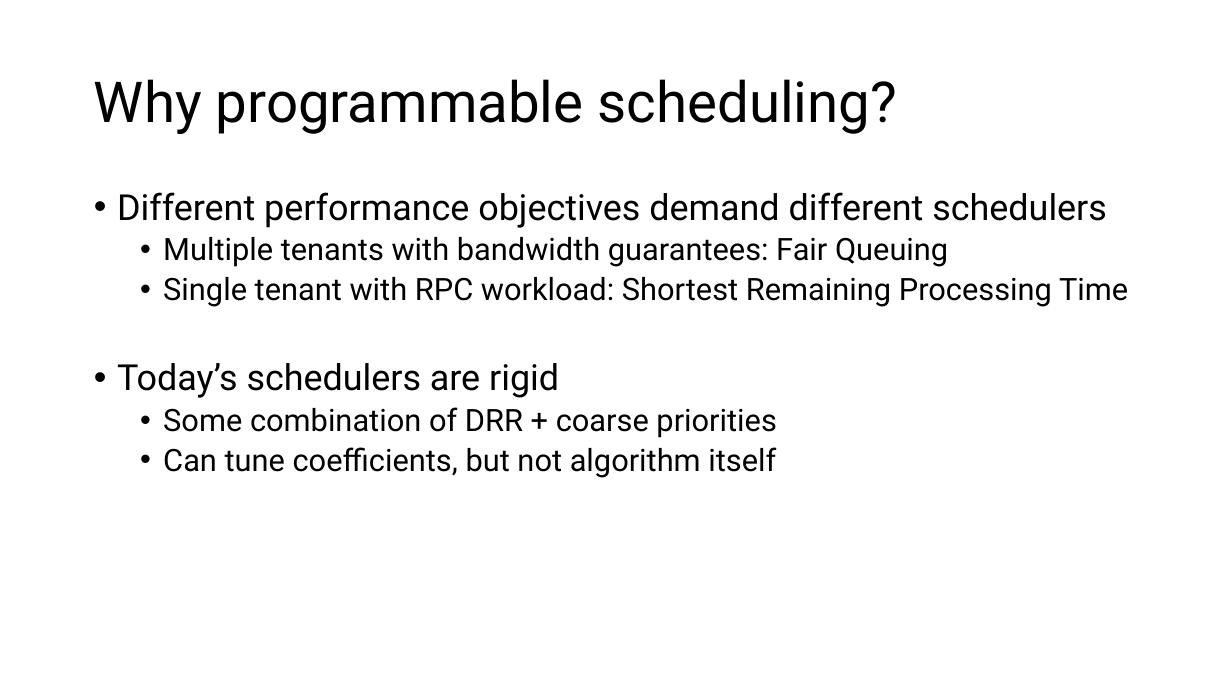
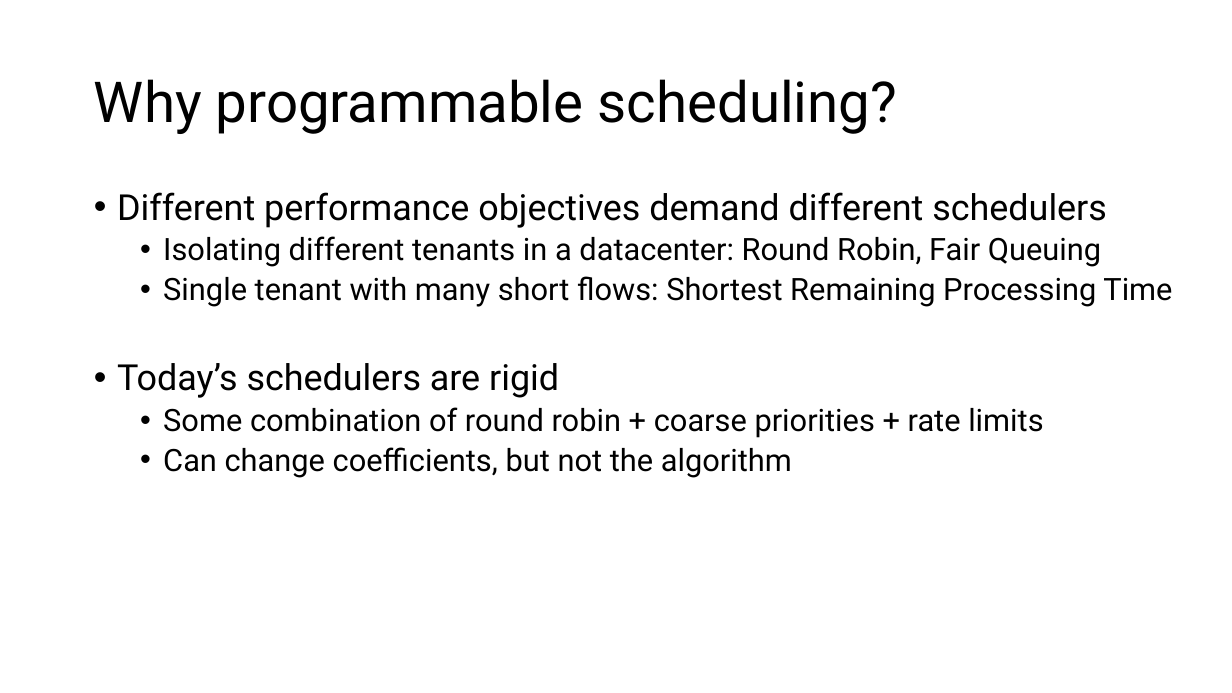
Before and after one commit to anirudhSK/pifo-domino-marple-ppts, a slide deck: slide 8 of combined_domino_pifo.pptx. Drawn at 1232x693 pixels with LibreOffice and Linux fonts; fonts in the diff are those of the drawing. Boxes give left, top, right and bottom in pixels: in the first picture for what was removed or moved away, otherwise in the second. Text is boxed around its words. In the diff, an @@ line names an element or a change of style, - is before the commit and + after.

```diff
--- a/combined_domino_pifo.pptx
+++ b/combined_domino_pifo.pptx
@@ text at (163, 236, 1172, 307): text changed @@
-  • Multiple tenants with bandwidth guarantees: Fair Queuing
-  • Single tenant with RPC workload: Shortest Remaining Processing Time
+  • Isolating different tenants in a datacenter: Round Robin, Fair Queuing
+  • Single tenant with many short flows: Shortest Remaining Processing Time
@@ text at (163, 407, 1043, 478): text changed @@
-  • Some combination of DRR + coarse priorities
-  • Can tune coefficients, but not algorithm itself
+  • Some combination of round robin + coarse priorities + rate limits
+  • Can change coefficients, but not the algorithm
```
Also in this commit, not shown: 9 other slides changed.
